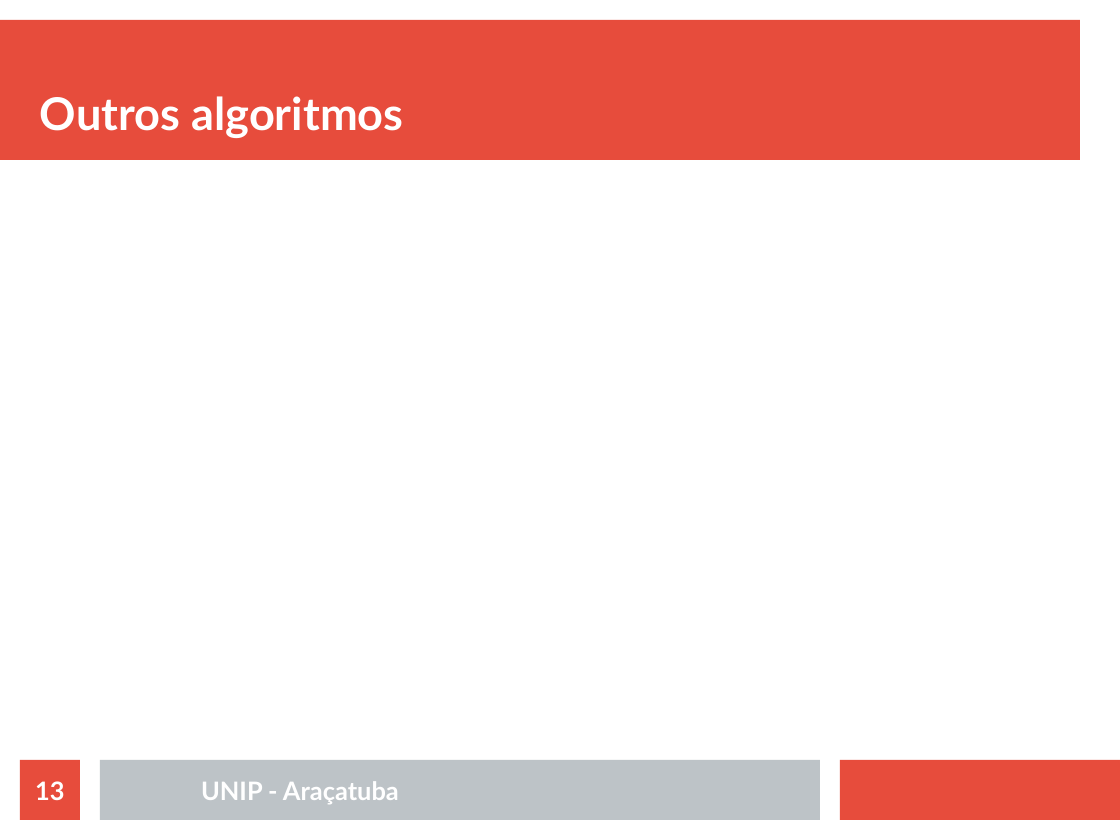
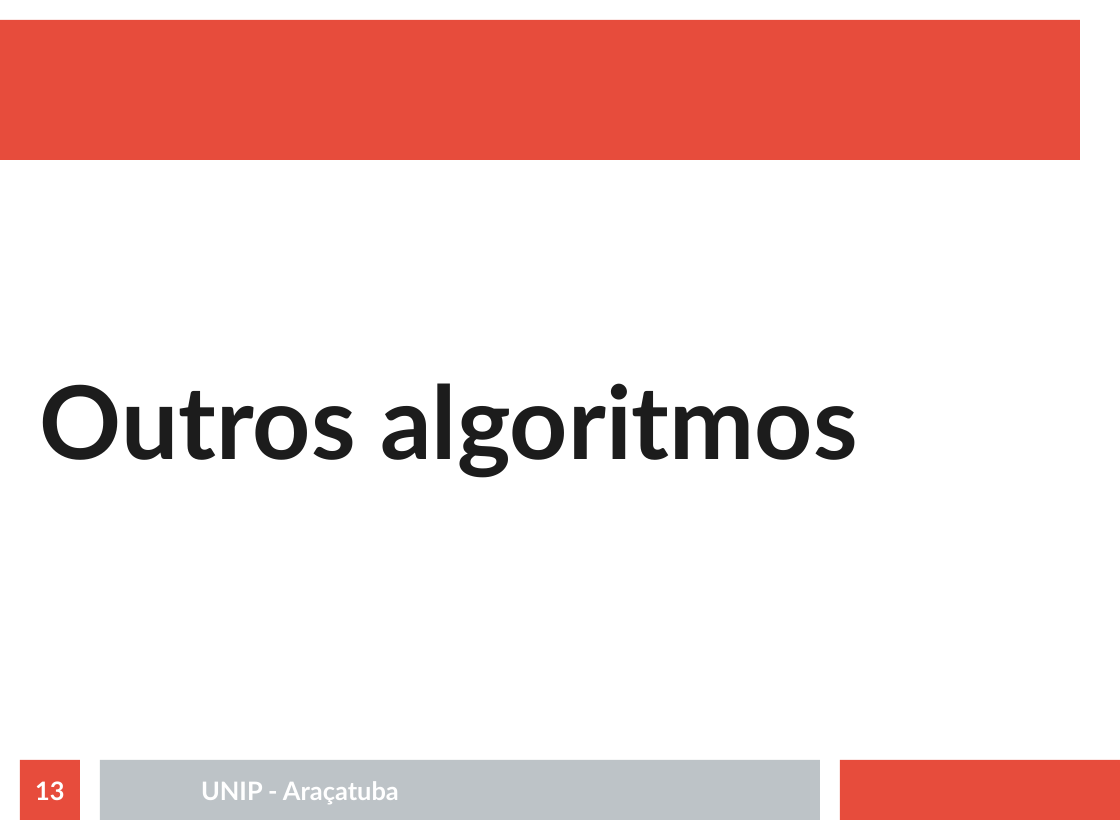
Before and after one commit to rafaelstojoao/pos-unip, a slide deck: slide 13 of [2020][modulo][Machine_Learning]/[aula]03[outrosAlgoritmos].odp. Drawn at 1120x840 pixels with LibreOffice and Linux fonts; fonts in the diff are those of the drawing. Boxes give left, top, right and bottom in pixels: in the first picture for what was removed or moved away, otherwise in the second. Text is boxed around its words. In the diff, an @@ line names an element or a change of style, - is before the commit and + after.

```diff
--- a/[2020][modulo][Machine_Learning]/[aula]03[outrosAlgoritmos].odp
+++ b/[2020][modulo][Machine_Learning]/[aula]03[outrosAlgoritmos].odp
@@ text "Outros algoritmos": place and size @@
-text "Outros algoritmos" at bbox=[40, 96, 403, 138]
+text "Outros algoritmos" at bbox=[40, 383, 857, 477]
@@ text "Outros algoritmos" at bbox=[40, 383, 857, 477]: size 32 to 72 pt, text colour #FFFFFF to #1C1C1C; more space between paragraphs; vertical alignment bottom to top @@
```
Also in this commit, not shown: 2 other slides changed, 3 slides added, 11 slides removed, 5 other files.
